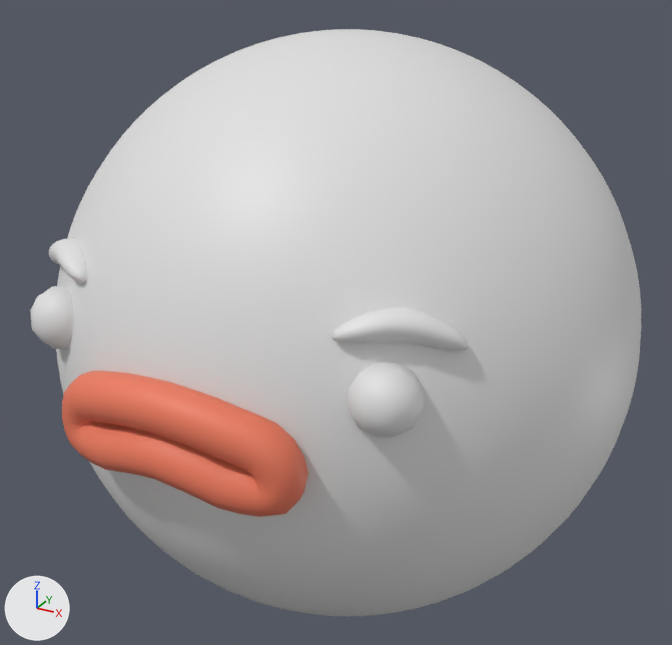
Two versions of the FBX model Assets/_MODELS/Planet_Face.fbx, one commit apart.
Rendered twice from a 50 mm lens placed at (0.287, -0.539, 0.268), pointed at (-0.003, -0.011, 0.004). The axes (+X, +Y, +Z) are drawn at lower left. The lights are the same throughout. Where no turn or scale is listed for an object, it has been applied to the vertices.

The first picture shows 'geo1'.
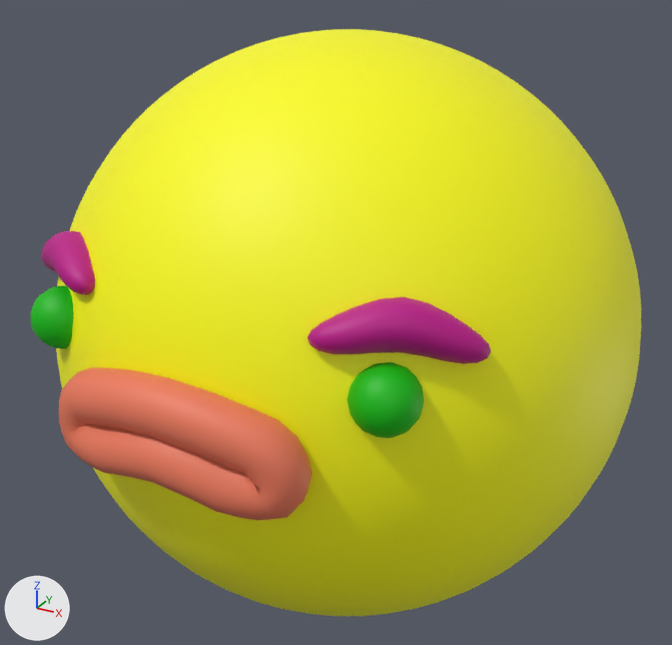
The change in detail:
Material 'principledshader1' (mat_principledshader1) changes colour from orange #ec7a5d to pink #bc0089; in linear values from (0.836, 0.194, 0.11) to (0.5, 0.0, 0.25).
Material 'principledshader1.002' (mat_principledshader1_002) is new.
Its base color is (0.836, 0.194, 0.11) (orange #ec7a5d).
Its roughness is 0.553.
Material 'principledshader1.001' (mat_principledshader1_001) is new.
Its base color is (0.0, 0.5, 0.0) (green #00bc00).
Its roughness is 0.553.
Material 'principledshader1.004' (mat_principledshader1_004) is new.
Its base color is (0.0, 0.0, 0.0) (black #000000).
Its roughness is 0.553.
Material 'principledshader1.003' (mat_principledshader1_003) is new.
Its base color is (1.0, 1.0, 0.0) (yellow #ffff00).
Its roughness is 0.553.
me_geo1 is used by ob_geo1; location (0.0, 0.0, 0.0).
me_geo1 had 3402 vertices, 3570 faces and spanned x -0.2..0.2, y -0.22..0.2, z -0.2..0.2.
me_geo1 now has 3835 vertices, 3922 faces and spans x -0.2..0.2, y -0.222..0.2, z -0.2..0.2.
me_geo1 part 1: the loose piece of 384 vertices spanning x -0.08..0.08, y -0.22..-0.18, z -0.021..0.043 is rebuilt with 384 vertices and now spans x -0.082..0.082, y -0.222..-0.178, z -0.023..0.045, in mat_principledshader1_002 (orange #ec7a5d).
me_geo1 part 2: the loose piece of 266 vertices spanning x -0.14..-0.081, y -0.171..-0.128, z 0.064..0.088 is rebuilt with 266 vertices and now spans x -0.151..-0.071, y -0.179..-0.122, z 0.058..0.093, in mat_principledshader1 (pink #bc0089).
me_geo1 part 3: the loose piece of 266 vertices spanning x 0.081..0.14, y -0.171..-0.128, z 0.064..0.088 is rebuilt with 266 vertices and now spans x 0.071..0.151, y -0.179..-0.122, z 0.058..0.093, in mat_principledshader1 (pink #bc0089).
me_geo1 part 4: 1 vertex moved within x -0.109, y -0.172, z 0.06; 41 vertices removed from x -0.129..-0.089, y -0.182..-0.142, z 0.024..0.062; 225 vertices added at x -0.128..-0.089, y -0.181..-0.143, z 0.024..0.062.
me_geo1 part 5: 1 vertex moved within x 0.109, y -0.172, z 0.06; 41 vertices removed from x 0.089..0.129, y -0.182..-0.142, z 0.024..0.062; 225 vertices added at x 0.089..0.128, y -0.181..-0.143, z 0.024..0.062.
me_geo1 part 6: 2450 faces spanning x -0.2..0.2, y -0.2..0.2, z -0.2..0.2 switch from mat_default_material (light grey #e2e2e2) to mat_principledshader1_003 (yellow #ffff00).
me_geo1 now uses material mat_principledshader1_001 (green #00bc00).
me_geo1 now uses material mat_principledshader1_002 (orange #ec7a5d).
me_geo1 now uses material mat_principledshader1_004 (black #000000).

What differs and where, as boxes [x1, y1, x2, y2] in the pictures (672 x 645 px):
'geo1', recoloured, reshaped (white to yellow): before [30, 29, 641, 616]; after [31, 29, 641, 616]
part 1 of me_geo1, rebuilt: before [62, 371, 309, 517]; after [59, 368, 312, 520]
part 2 of me_geo1, rebuilt (38% wider, 48% taller): before [49, 239, 88, 282]; after [41, 231, 95, 295]
part 3 of me_geo1, rebuilt (35% wider, 51% taller): before [332, 307, 468, 351]; after [307, 297, 491, 364]
part 4 of me_geo1, built on: before [30, 286, 74, 349]; after [31, 286, 74, 349]
part 5 of me_geo1, built on: before [348, 362, 424, 438]; after [347, 362, 424, 438]
part 6 of me_geo1, recoloured (white to yellow): [56, 29, 641, 616] in both
